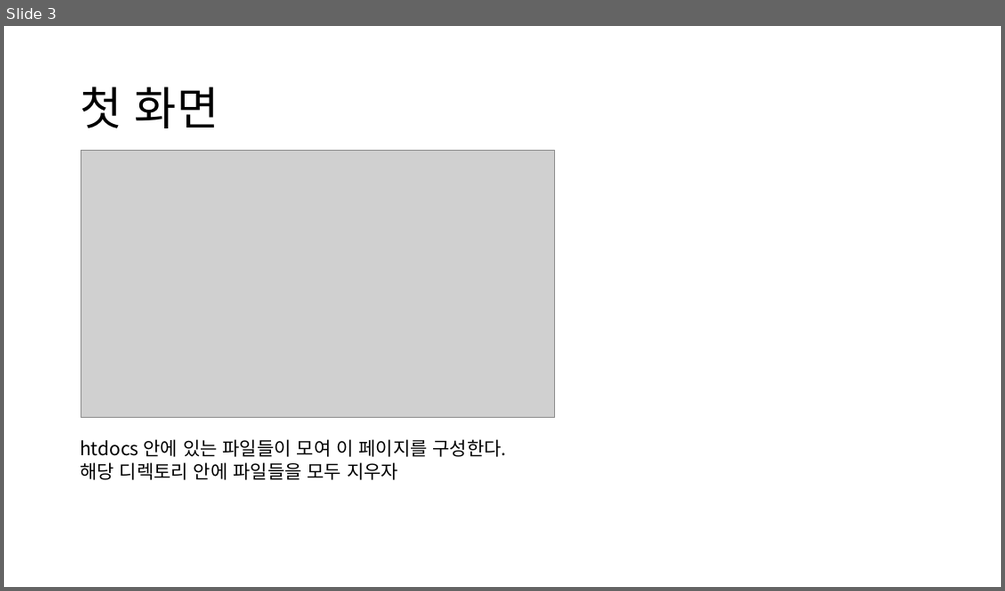
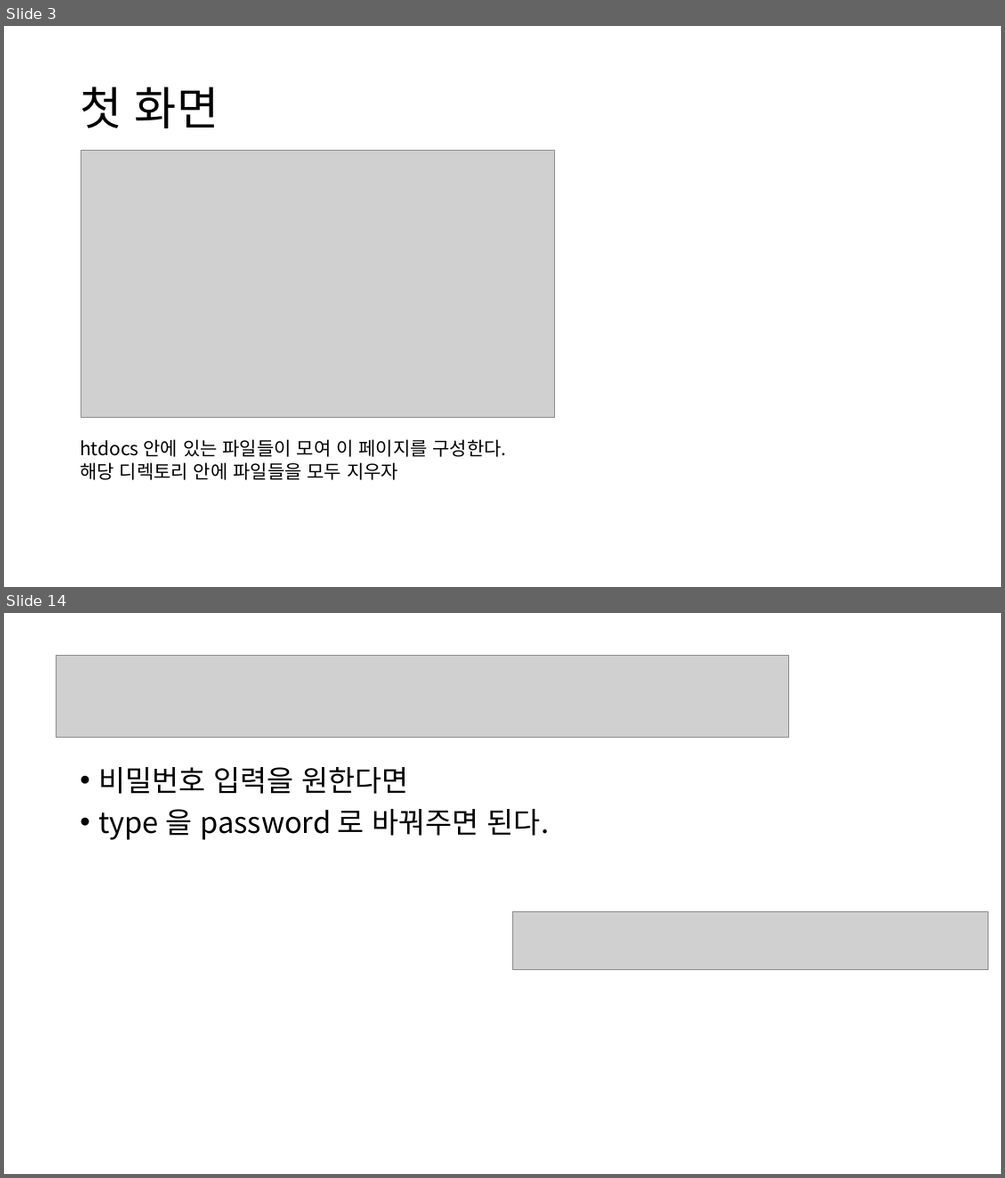
Before and after one commit to GNUCSAssistants/2021webprogramming, a slide deck: 수업/ppt/2. HTML.pptx. Shown one above the other, each under a label of ours: slide 3 before the commit, slides 3 and 14 after it; the slides between them are not shown. The pictures are 1005x591 and 1005x1178 pixels, drawn with LibreOffice and Linux fonts; fonts in the diff are those of the drawing; grey boxes stand for pictures. Boxes give left, top, right and bottom in pixels: in the first picture for what was removed or moved away, otherwise in the second. Text is boxed around its words. In the diff, an @@ line names an element or a change of style, - is before the commit and + after.

```diff
--- a/수업/ppt/2. HTML.pptx
+++ b/수업/ppt/2. HTML.pptx
@@ slide 14 added at box(4, 613, 1001, 1174), background #FFFFFF @@
@@ picture added at box(56, 655, 788, 737) @@
@@ text added at box(98, 767, 549, 840), 28 pt, text #000000 @@
+• 비밀번호 입력을 원한다면
+• type 을 password 로 바꿔주면 된다.
@@ picture added at box(512, 911, 988, 970) @@
```
Also in this commit, not shown: 2 slides changed, 13 other slides added, 8 other files.
